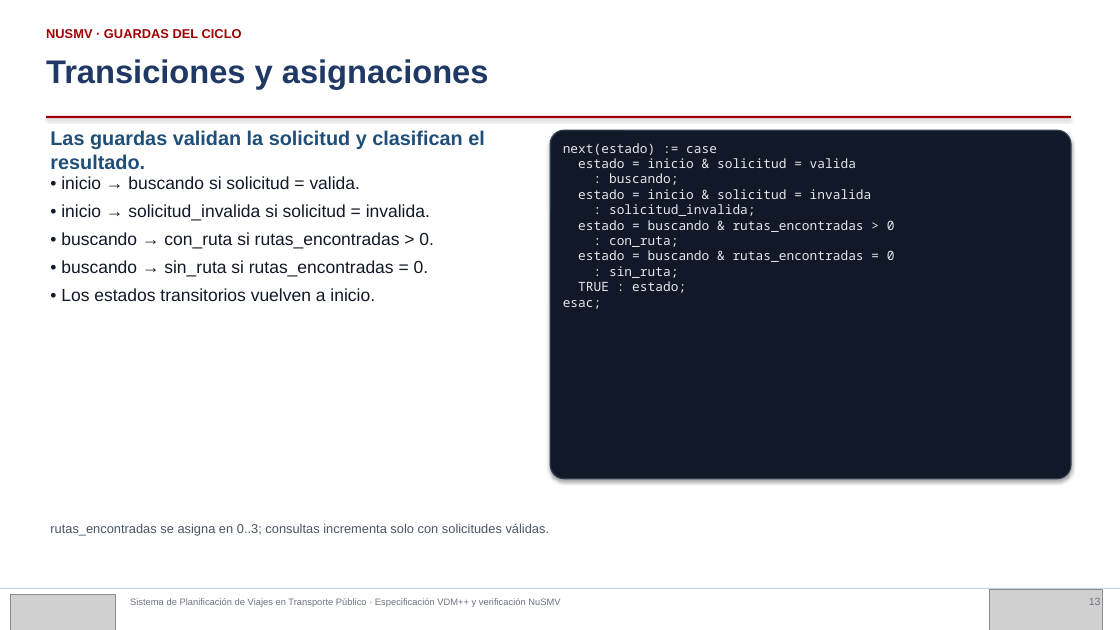
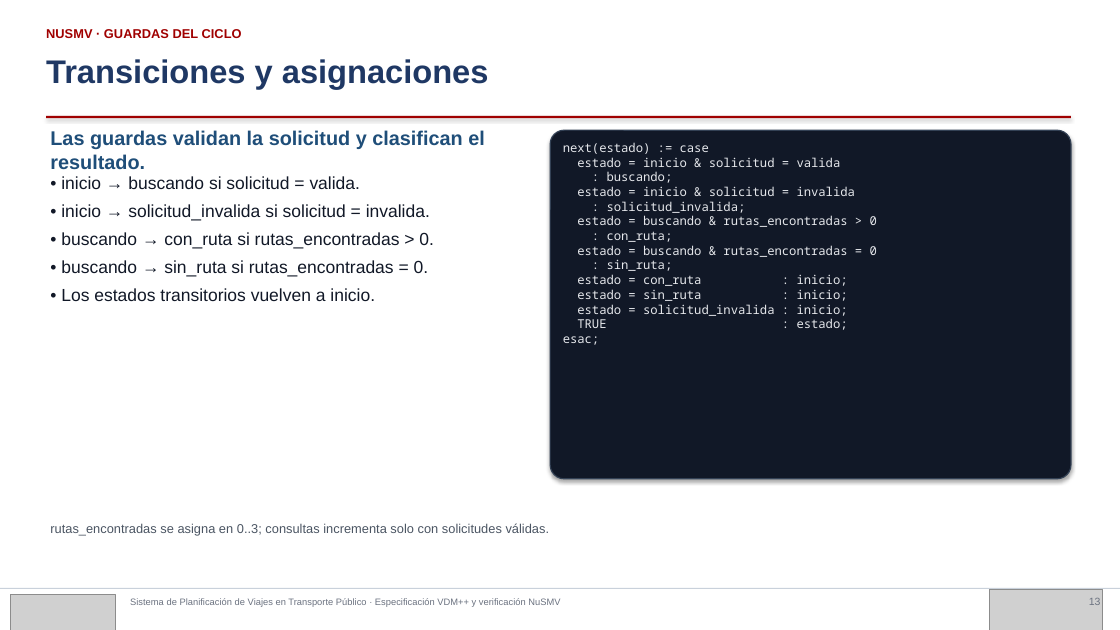
Before and after one commit to EduardoCunoS/trackerAQP, a slide deck: slide 13 of report/Presentacion_Final_AQP.pptx. Drawn at 1120x630 pixels with LibreOffice and Linux fonts; fonts in the diff are those of the drawing; grey boxes stand for pictures. Boxes give left, top, right and bottom in pixels: in the first picture for what was removed or moved away, otherwise in the second. Text is boxed around its words. In the diff, an @@ line names an element or a change of style, - is before the commit and + after.

```diff
--- a/report/Presentacion_Final_AQP.pptx
+++ b/report/Presentacion_Final_AQP.pptx
@@ text at bbox=[563, 143, 877, 345]: text changed; size 11 to 10.5 pt @@
-next(estado) := case
-estado = inicio & solicitud = valida
-: buscando;
-estado = inicio & solicitud = invalida
-: solicitud_invalida;
-estado = buscando & rutas_encontradas > 0
-: con_ruta;
-estado = buscando & rutas_encontradas = 0
-: sin_ruta;
-TRUE : estado;
-esac;
+next(estado) := case
+estado = inicio & solicitud = valida
+: buscando;
+estado = inicio & solicitud = invalida
+: solicitud_invalida;
+estado = buscando & rutas_encontradas > 0
+: con_ruta;
+estado = buscando & rutas_encontradas = 0
+: sin_ruta;
+estado = con_ruta : inicio;
+estado = sin_ruta : inicio;
+estado = solicitud_invalida : inicio;
+TRUE : estado;
+esac;
```
Also in this commit, not shown: 2 other files.
